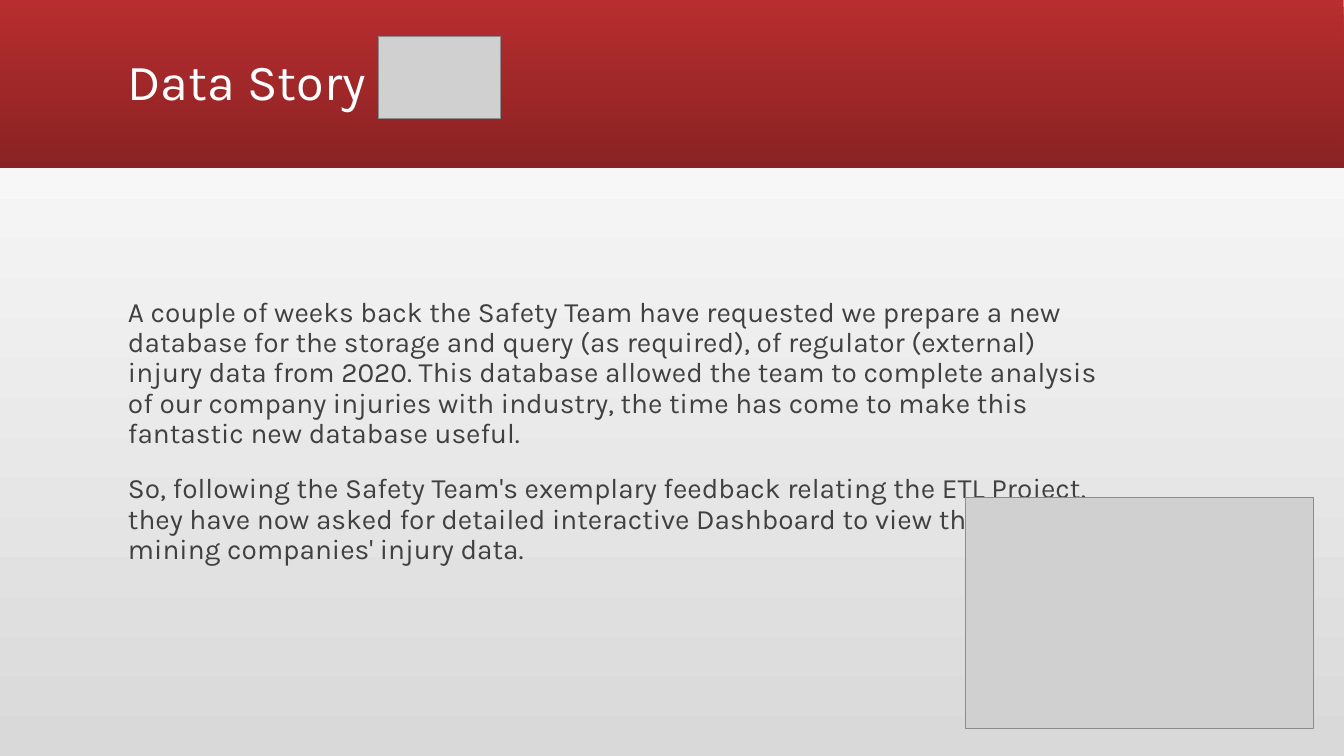
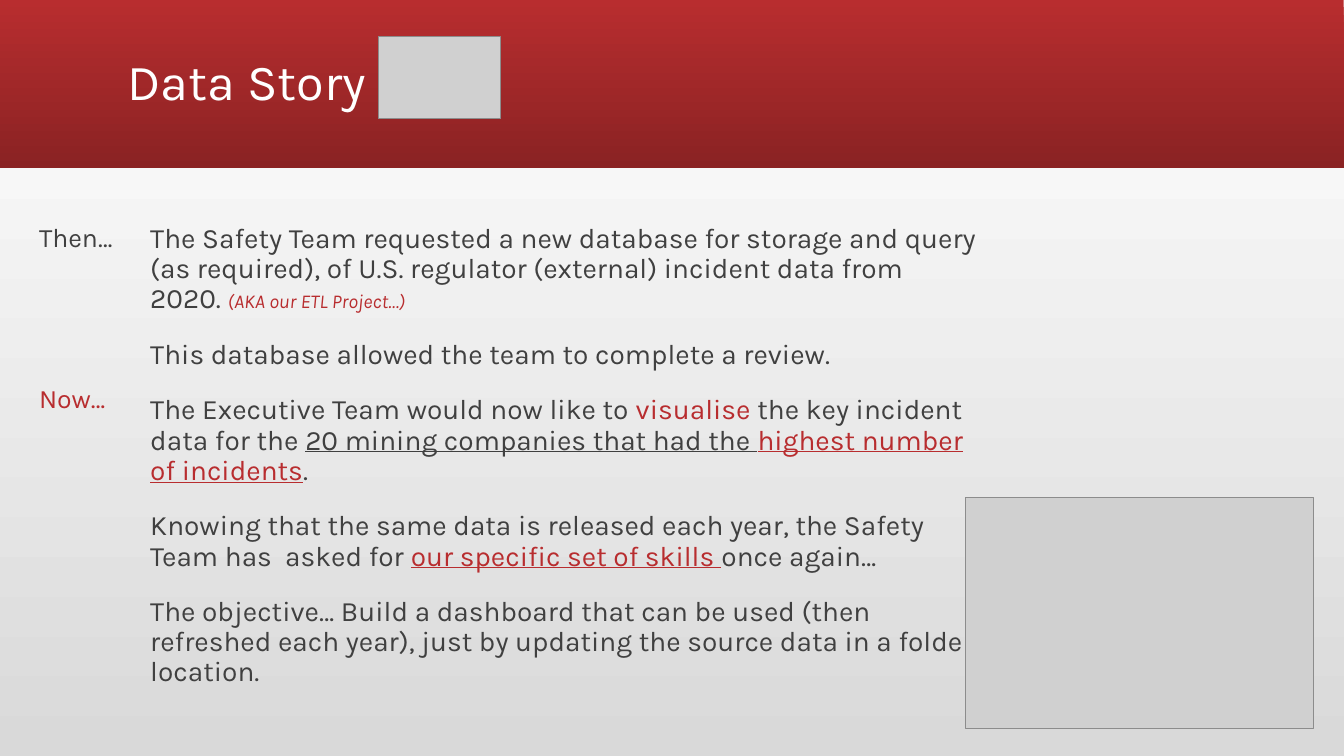
Before and after one commit to granttowers/Project_2, a slide deck: slide 3 of Project 2.pptx. Drawn at 1344x756 pixels with LibreOffice and Linux fonts; fonts in the diff are those of the drawing; grey boxes stand for pictures. Boxes give left, top, right and bottom in pixels: in the first picture for what was removed or moved away, otherwise in the second. Text is boxed around its words. In the diff, an @@ line names an element or a change of style, - is before the commit and + after.

Commit message:
Final Updates...

```diff
--- a/Project 2.pptx
+++ b/Project 2.pptx
@@ text added at [39,229,112,409], 19 pt, text #404040 @@
+Then…
+Now…
@@ text at [150,228,976,682]: text changed @@
-A couple of weeks back the Safety Team have requested we prepare a new database for the storage and query (as required), of regulator (external) injury data from 2020. This database allowed the team to complete analysis of our company injuries with industry, the time has come to make this fantastic new database useful.
-So, following the Safety Team's exemplary feedback relating the ETL Project, they have now asked for detailed interactive Dashboard to view the top 20 mining companies' injury data.
+The Safety Team requested a new database for storage and query (as required), of U.S. regulator (external) incident data from 2020. (AKA our ETL Project…)
+This database allowed the team to complete a review.
+The Executive Team would now like to visualise the key incident data for the 20 mining companies that had the highest number of incidents.
+Knowing that the same data is released each year, the Safety Team has asked for our specific set of skills once again…
+The objective… Build a dashboard that can be used (then refreshed each year), just by updating the source data in a folder location.
```
Also in this commit, not shown: 2 other slides changed, 4 slides added, 3 slides removed.
